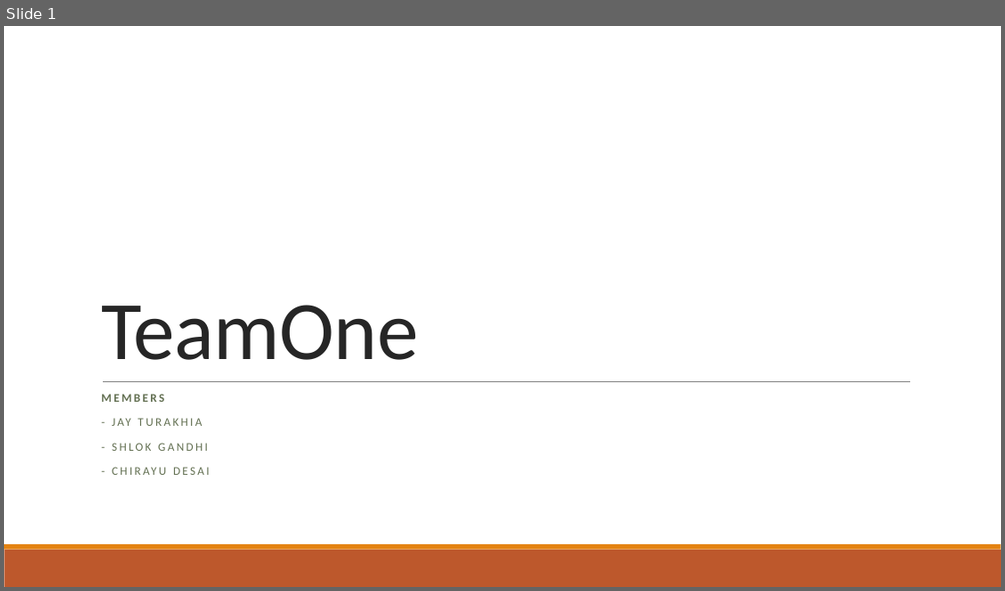
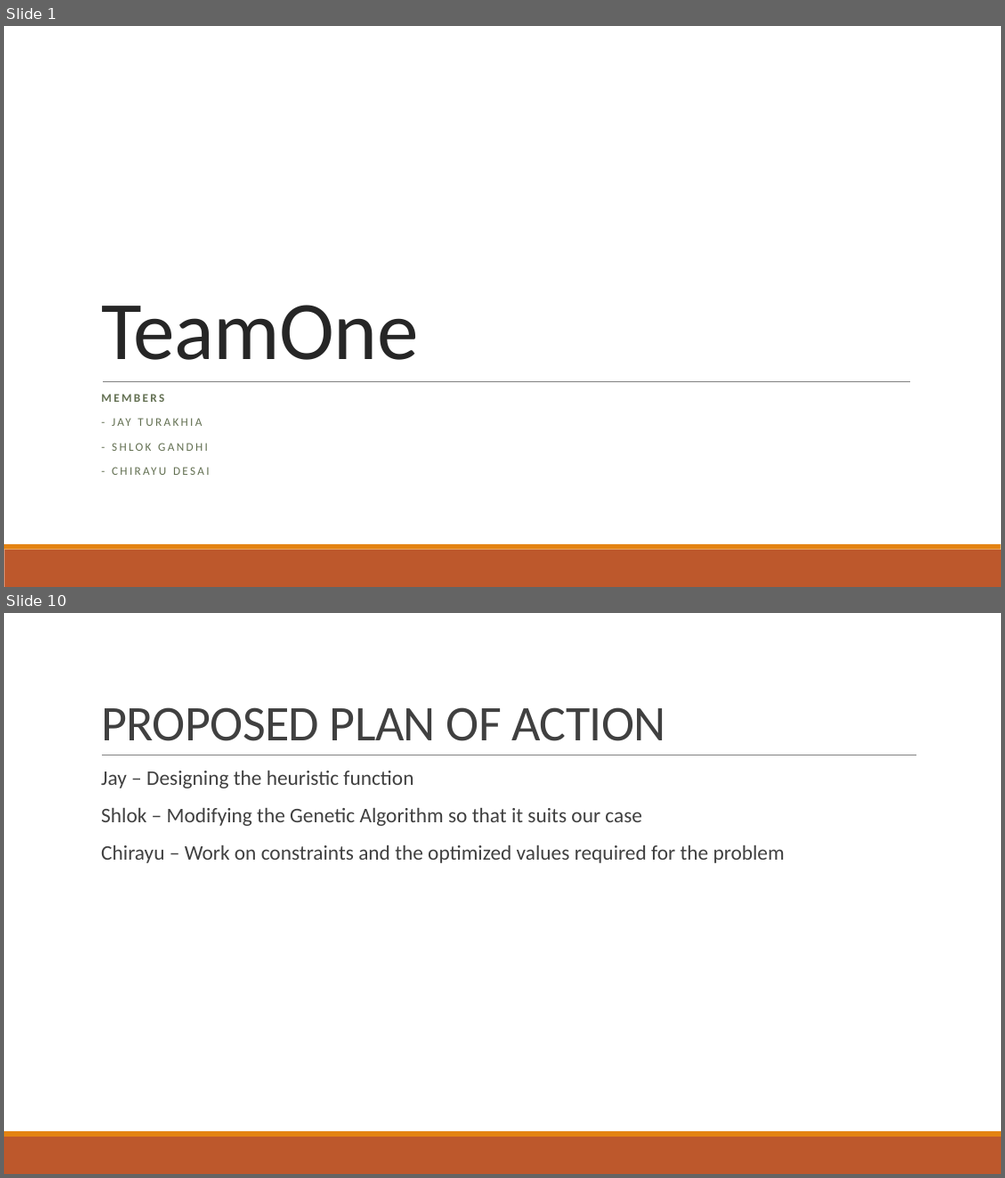
Before and after one commit to shlok57/VehicleRoutingProblem, a slide deck: Vehicle Routing Problem.pptx. Shown one above the other, each under a label of ours: slide 1 before the commit, slides 1 and 10 after it; the slides between them are not shown. The pictures are 1005x591 and 1005x1178 pixels, drawn with LibreOffice and Linux fonts; fonts in the diff are those of the drawing. Boxes give left, top, right and bottom in pixels: in the first picture for what was removed or moved away, otherwise in the second. Text is boxed around its words. In the diff, an @@ line names an element or a change of style, - is before the commit and + after.

```diff
--- a/Vehicle Routing Problem.pptx
+++ b/Vehicle Routing Problem.pptx
@@ slide 10 added at <box>4,613,1001,1174</box>, background #FFFFFF; not listed: 2 template elements that a slide beside it also shows @@
@@ title added at <box>101,707,666,741</box>, 48 pt, text #404040 @@
+PROPOSED PLAN OF ACTION
@@ text added at <box>101,771,785,863</box>, 20 pt, text #404040 @@
+  Jay – Designing the heuristic function
+  Shlok – Modifying the Genetic Algorithm so that it suits our case
+  Chirayu – Work on constraints and the optimized values required for the problem
@@ line added from (102, 755) to (917, 755), #808080 0.5 pt @@
```
Also in this commit, not shown: 4 slides changed, 5 other slides added, 2 slides removed, 1 other file.
